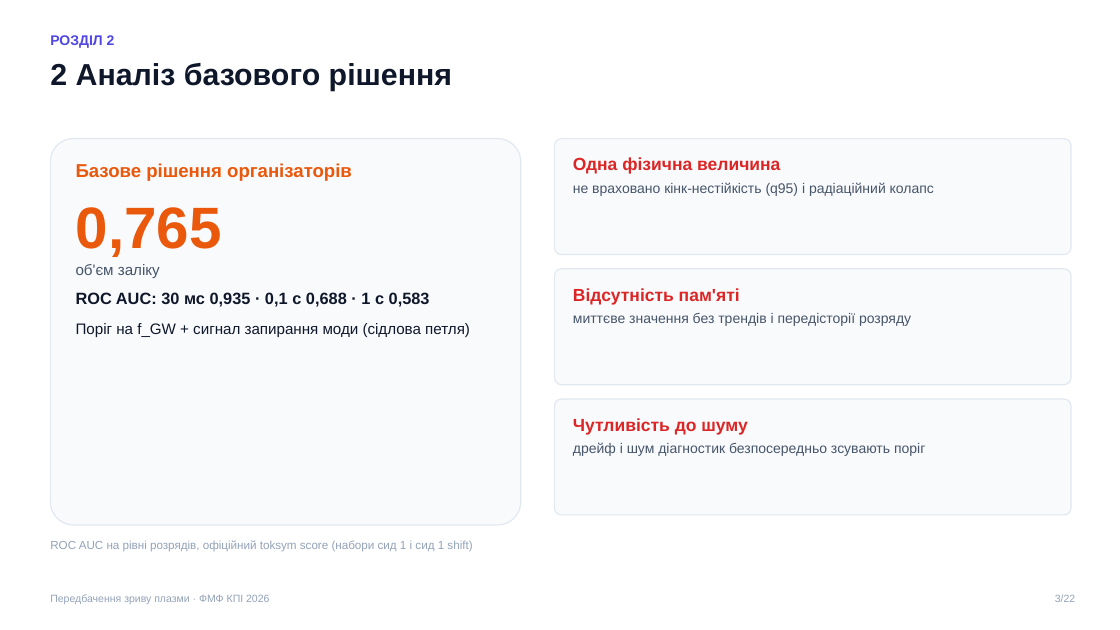
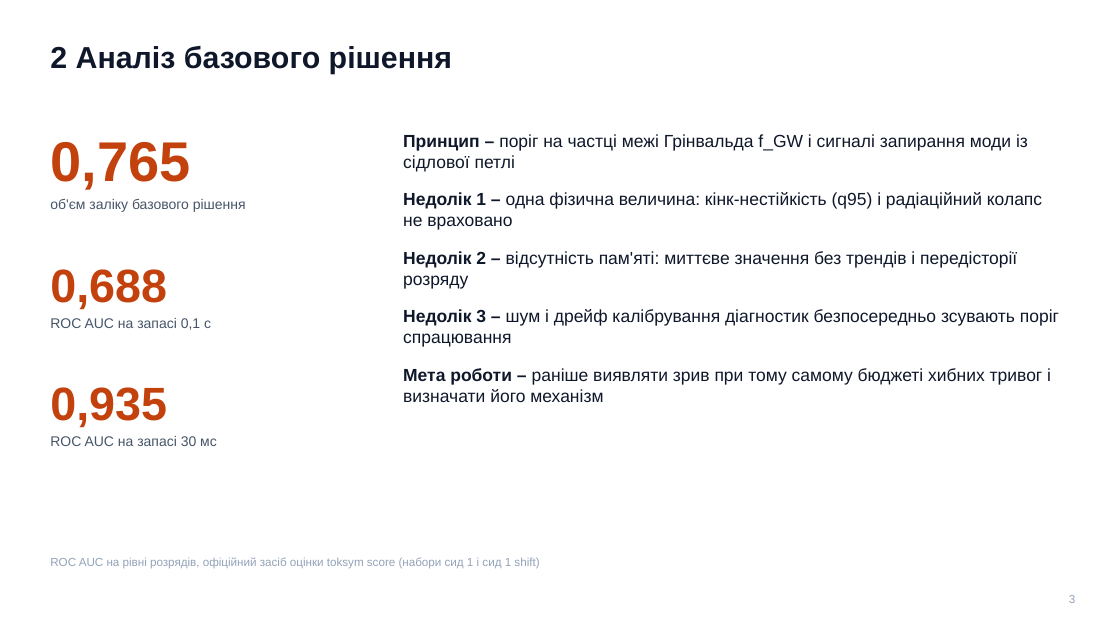
Before and after one commit to llllenah/plasma-disruption-prediction, a slide deck: slide 3 of docs/presentation.pptx. Drawn at 1120x630 pixels with LibreOffice and Linux fonts; fonts in the diff are those of the drawing. Boxes give left, top, right and bottom in pixels: in the first picture for what was removed or moved away, otherwise in the second. Text is boxed around its words. In the diff, an @@ line names an element or a change of style, - is before the commit and + after.

Commit message:
Presentation v4: academic layout, numbered figures and tables (DSTU 3008), diagnostic signals figure

```diff
--- a/docs/presentation.pptx
+++ b/docs/presentation.pptx
@@ text "2 Аналіз базового рішення": place and size @@
-text "2 Аналіз базового рішення" at [50,63,452,91]
+text "2 Аналіз базового рішення" at [50,46,452,74]
@@ text removed at [50,35,115,48] @@
-РОЗДІЛ 2
@@ rounded rectangle removed at [50,139,521,525] @@
@@ text added at [50,142,246,212], 12 pt, text #475569 @@
+0,765
+об'єм заліку базового рішення
@@ text at [403,134,1059,402]: text changed; size 13 to 15 pt; bold off @@
-Базове рішення організаторів
-0,765
-об'єм заліку
-ROC AUC: 30 мс 0,935 · 0,1 с 0,688 · 1 с 0,583
-Поріг на f_GW + сигнал запирання моди (сідлова петля)
+Принцип – поріг на частці межі Грінвальда f_GW і сигналі запирання моди із сідлової петлі
+Недолік 1 – одна фізична величина: кінк-нестійкість (q95) і радіаційний колапс не враховано
+Недолік 2 – відсутність пам'яті: миттєве значення без трендів і передісторії розряду
+Недолік 3 – шум і дрейф калібрування діагностик безпосередньо зсувають поріг спрацювання
+Мета роботи – раніше виявляти зрив при тому самому бюджеті хибних тривог і визначати його механізм
@@ rounded rectangle removed at [555,139,1071,255] @@
@@ text removed at [573,157,934,196] @@
-Одна фізична величина
-не враховано кінк-нестійкість (q95) і радіаційний колапс
@@ text added at [50,269,211,330], 12 pt, text #475569 @@
+0,688
+ROC AUC на запасі 0,1 с
@@ rounded rectangle removed at [555,269,1071,385] @@
@@ text removed at [573,288,911,326] @@
-Відсутність пам'яті
-миттєве значення без трендів і передісторії розряду
@@ text added at [50,387,217,446], 12 pt, text #475569 @@
+0,935
+ROC AUC на запасі 30 мс
@@ rounded rectangle removed at [555,399,1071,515] @@
@@ text removed at [573,418,925,456] @@
-Чутливість до шуму
-дрейф і шум діагностик безпосередньо зсувають поріг
@@ text at [50,557,539,568]: text changed @@
-ROC AUC на рівні розрядів, офіційний toksym score (набори сид 1 і сид 1 shift)
+ROC AUC на рівні розрядів, офіційний засіб оцінки toksym score (набори сид 1 і сид 1 shift)
@@ text removed at [50,594,269,604] @@
-Передбачення зриву плазми · ФМФ КПІ 2026
@@ text at [1069,595,1075,603]: text changed; size 9 to 10 pt @@
-3/22
+3
```
Also in this commit, not shown: 19 other slides changed, 2 slides added, 2 slides removed, 5 other files.
